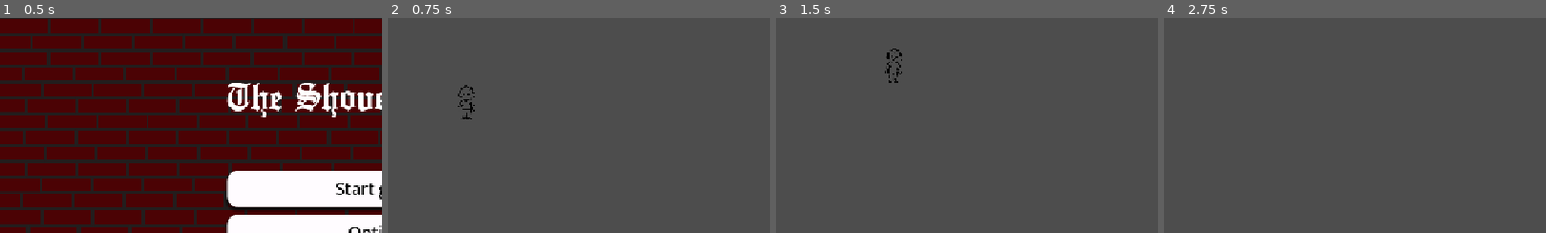
Above: before the commit, frames 1-4 (left to right).
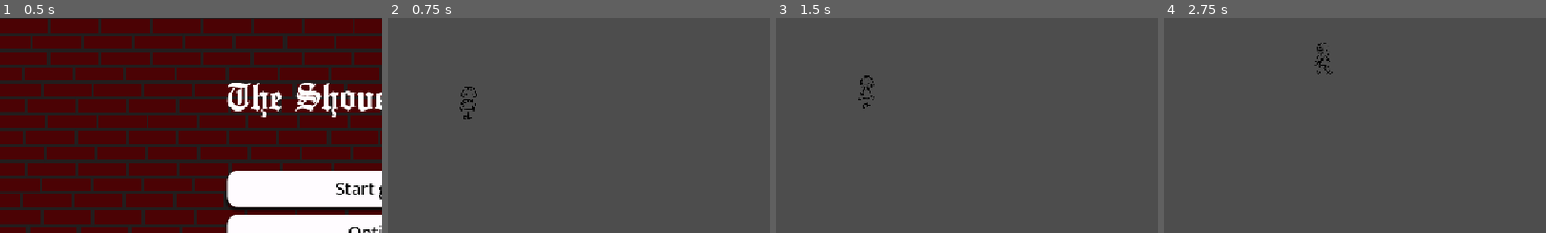
Above: after the commit, the same moments.

Repository: camilo0o/The-Shovel-Incident
Game: Godot game, scene res://scenes/main_menu.tscn
The game is run twice, just before and just after one commit, with the same random seed, the same clock (stepped at 60 frames per second) and the same inputs.
Inputs:
- Up to frame 1 (0.5 s): no input
- Up to frame 2 (0.75 s): click "Start game" at 0.5 s
- Up to frame 3 (1.5 s): hold D (right) from 1.28 s (still down); hold W (up) from 1.28 s (still down)
- Up to frame 4 (2.75 s): keep holding D (right); tap Enter at 2 s; release W (up) at 2.03 s; tap F at 2.1 s; tap W (up) at 2.27, 2.3, 2.57 s
The pictures show only the part of the screen within x 0-50%, y 0-50%; the shares and areas given below are measured in that part.

Frame 1 is identical in both runs. In frame 2, 0.2% of the frame differs, in the area x 18-24%, y 31-48%; in frame 3, 0.3%, in the area x 21-33%, y 14-43%; in frame 4, 0.2%.

Commit message:
agregado animacion para movimientos, falta idle_right y idle_left

Diff:
--- a/project.godot
+++ b/project.godot
@@ -17,6 +17,8 @@
 
 [display]
 
+window/size/window_width_override=1280
+window/size/window_height_override=726
 window/stretch/mode="canvas_items"
 window/stretch/aspect="expand"
 
--- a/scenes/player.gd
+++ /dev/null
@@ -1,8 +0,0 @@
-extends CharacterBody2D
-
-var speed = 400.0
-
-func _physics_process(delta: float) -> void:
-	var input_direction = Input.get_vector("left", "right", "up", "down")
-	velocity = input_direction * speed
-	move_and_slide()
--- a/scenes/player.tscn
+++ b/scenes/player.tscn
@@ -1,6 +1,6 @@
 [gd_scene format=3 uid="uid://cc74ntlygyglh"]
 
-[ext_resource type="Script" uid="uid://d1cl0gjafryas" path="res://scenes/player.gd" id="1_g2els"]
+[ext_resource type="Script" uid="uid://d1cl0gjafryas" path="res://scripts/player.gd" id="1_g2els"]
 [ext_resource type="Texture2D" uid="uid://di3i00tnuegat" path="res://assets/sprites/personaje_at_rest.svg" id="2_tuyoq"]
 [ext_resource type="Texture2D" uid="uid://d3kkdxt0ateue" path="res://assets/sprites/personaje_down.svg" id="3_fjrip"]
 [ext_resource type="Texture2D" uid="uid://dg0do1tx7of6w" path="res://assets/sprites/personaje_left.svg" id="4_smehm"]
@@ -110,8 +110,8 @@
 "texture": SubResource("AtlasTexture_oprun")
 }],
 "loop": 1,
-"name": &"personaje_at_rest",
-"speed": 2.0
+"name": &"idle_down",
+"speed": 10.0
 }, {
 "frames": [{
 "duration": 1.0,
@@ -127,7 +127,7 @@
 "texture": SubResource("AtlasTexture_4r5pv")
 }],
 "loop": 1,
-"name": &"personaje_down",
+"name": &"run_down",
 "speed": 8.0
 }, {
 "frames": [{
@@ -144,7 +144,7 @@
 "texture": SubResource("AtlasTexture_4ni07")
 }],
 "loop": 1,
-"name": &"personaje_left",
+"name": &"run_left",
 "speed": 8.0
 }, {
 "frames": [{
@@ -161,7 +161,7 @@
 "texture": SubResource("AtlasTexture_31cv2")
 }],
 "loop": 1,
-"name": &"personaje_right",
+"name": &"run_right",
 "speed": 8.0
 }, {
 "frames": [{
@@ -178,7 +178,7 @@
 "texture": SubResource("AtlasTexture_wnwbv")
 }],
 "loop": 1,
-"name": &"personaje_up",
+"name": &"run_up",
 "speed": 10.0
 }]
 
@@ -188,14 +188,13 @@
 [node name="Player" type="CharacterBody2D" unique_id=194799799]
 position = Vector2(41, 31)
 script = ExtResource("1_g2els")
-metadata/_edit_group_ = true
 
 [node name="AnimatedSprite" type="AnimatedSprite2D" parent="." unique_id=76437711]
 position = Vector2(86.5, 92.99999)
 scale = Vector2(0.17506298, 0.16562778)
 sprite_frames = SubResource("SpriteFrames_sau36")
-animation = &"personaje_down"
-autoplay = "personaje_at_rest"
+animation = &"idle_down"
+autoplay = "idle_down"
 
 [node name="CollisionShape2D" type="CollisionShape2D" parent="." unique_id=1016968543]
 position = Vector2(85, 95)
--- /dev/null
+++ b/scripts/player.gd
@@ -0,0 +1,33 @@
+extends CharacterBody2D
+@onready var animated_sprite: AnimatedSprite2D = $AnimatedSprite
+
+var speed = 100.0
+var last_direction = "down"
+
+func _physics_process(delta: float) -> void:
+	get_input()
+	move_and_slide()
+
+func get_input():
+	var input_direction = Input.get_vector("left", "right", "up", "down")
+	if input_direction == Vector2.ZERO:
+		velocity = Vector2.ZERO
+		update_animation("idle")
+		return
+	#Detectar en que eje nos movemos
+	if abs(input_direction.x) > abs(input_direction.y):
+		#Movimiento horizontal
+		if input_direction.x > 0:
+			last_direction = "right"
+		else:
+			last_direction = "left"
+	else:
+		if input_direction.y > 0:
+			last_direction = "down"
+		else:
+			last_direction = "up"
+	update_animation("run")
+	velocity = input_direction * speed
+
+func update_animation(state):
+	animated_sprite.play(state + "_" + last_direction)
Binary file added: assets/sprites/personaje_at_rest.png
Not shown, added: assets/sprites/personaje_at_rest.png.import
Renamed: scenes/player.gd.uid -> scripts/player.gd.uid
